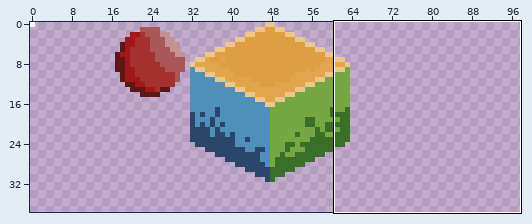
Pixel-art file: assets/sprites/sample.aseprite. The first picture is a wide view before the edit; the outline marks the close-up.
Close-up. As it was:
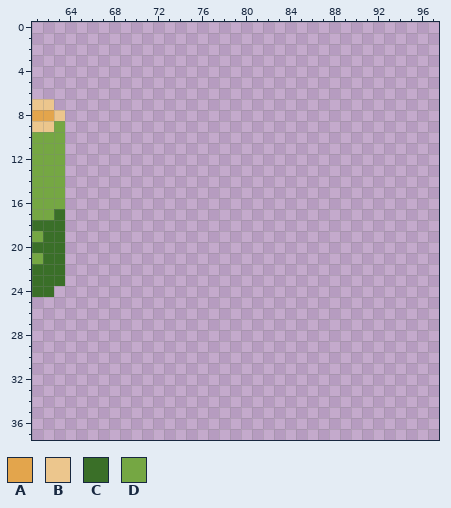
1024x1024 pixels, 1 frame. Shown: x 61..97, y 0..37. The wide view leaves out empty margins.
Palette (. is transparent): A #e3a54c  B #ecc68d  C #3a6f28  D #75a743
Pixels before, first column x 61:
 7 BB.
 8 AAB
 9 BBD
10 DDD
11 DDD
12 DDD
13 DDD
14 DDD
15 DDD
16 DDD
17 DDC
18 CCC
19 DCC
20 CCC
21 DCC
22 CCC
23 CCC
24 CC.
After the commit:
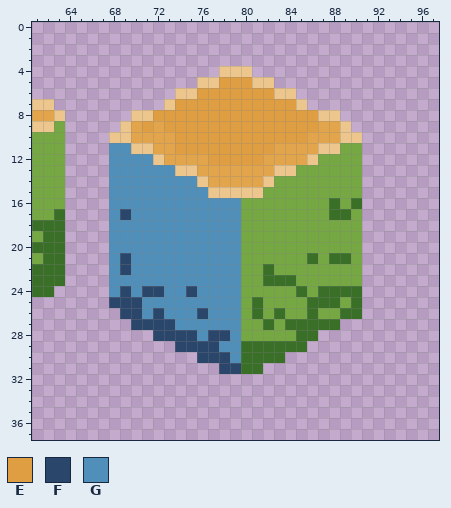
Colours new in this view: E #de9e41  F #2a466b  G #4f8fba
Edits made:
Changed rows in their new state; - is an unchanged pixel.
first column x 68:
 4 ----------BBB----------
 5 --------BBEEEBB--------
 6 ------BBEEEEEEEBB------
 7 -----BEEEEEEEEEEEB-----
 8 --BBEEEEEEEEEEEEEEEBB--
 9 -BAEAEEEEEEEEEEEEEEAAB-
10 BBAAAAEEEEEEEEEEEEAAABB
11 GGBBAAEEEEEEEEEAAAABBDD
12 GGGGBAAAAEEEEEAAAABDDDD
13 GGGGGGBBAAAAAAABBDDDDDD
14 GGGGGGGGBAAAAABDDDDDDDD
15 GGGGGGGGGBBBBBDDDDDDDDD
16 GGGGGGGGGGGGDDDDDDDDCDC
17 GFGGGGGGGGGGDDDDDDDDCCD
18 GGGGGGGGGGGGDDDDDDDDDDD
19 GGGGGGGGGGGGDDDDDDDDDDD
20 GGGGGGGGGGGGDDDDDDDDDDD
21 GFGGGGGGGGGGDDDDDDCDCCD
22 GFGGGGGGGGGGDDCDDDDDDDD
23 GGGGGGGGGGGGDDCCCDDDDDD
24 GFGFFGGFGGGGDDDDDCDCCCC
25 FFFGGGGGGGGGDCDDDDCCCDC
26 -FFGFGGGFGGGDCDCDDCDDCC
27 --FFFFGGGGGGDDCDCCCCC--
28 ----FFFFGFFGDDDDDCC----
29 ------FFFFGGCCCCCC-----
30 --------FFFGCCCC-------
31 ----------FFCC---------
Boxes around the changes in both close-ups, in picture pixels (x1, y1, x2, y2):
added: (109, 66, 362, 374)
